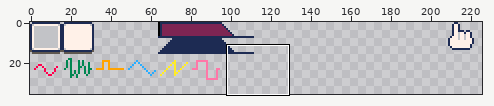
Sprite sheet -- tiny-cli/src/jvmMain/resources/sfx/sfx.png. Above: a wide view before the commit, with the close-up outlined.
Close-up. Before the commit:
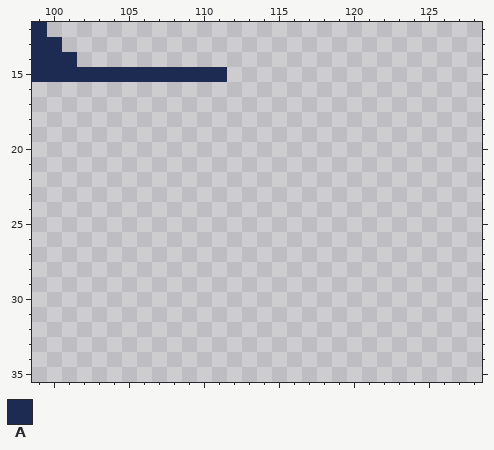
The file is 256x256 pixels. Shown: x 99..128, y 12..35. The wide view leaves out empty margins.
Palette (. is transparent): A #1d2b53
Pixels before, first column x 99:
12 A............
13 AA...........
14 AAA..........
15 AAAAAAAAAAAAA
The result:
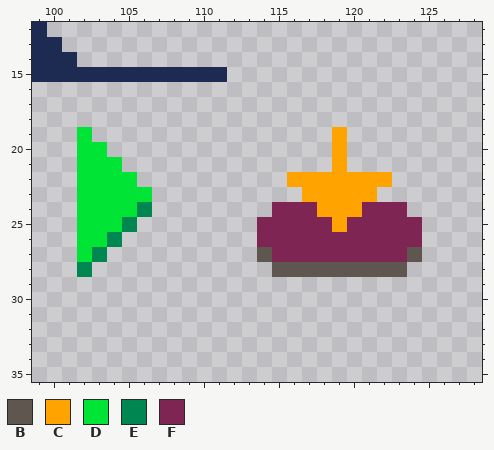
Colours new in this view: B #5f574f  C #ffa300  D #00e436  E #008751  F #7e2553
The exact change:
Changed rows in their new state; - is an unchanged pixel.
first column x 102:
19 D----------------C-----
20 DD---------------C-----
21 DDD--------------C-----
22 DDDD----------CCCCCCC--
23 DDDDD----------CCCCC---
24 DDDDE--------FFFCCCFFF-
25 DDDE--------FFFFFCFFFFF
26 DDE---------FFFFFFFFFFF
27 DE----------BFFFFFFFFFB
28 E------------BBBBBBBBB-
Boxes around the changes in both close-ups, in picture pixels (x1, y1, x2, y2):
added: (77, 127, 152, 277)
added: (257, 127, 422, 277)
